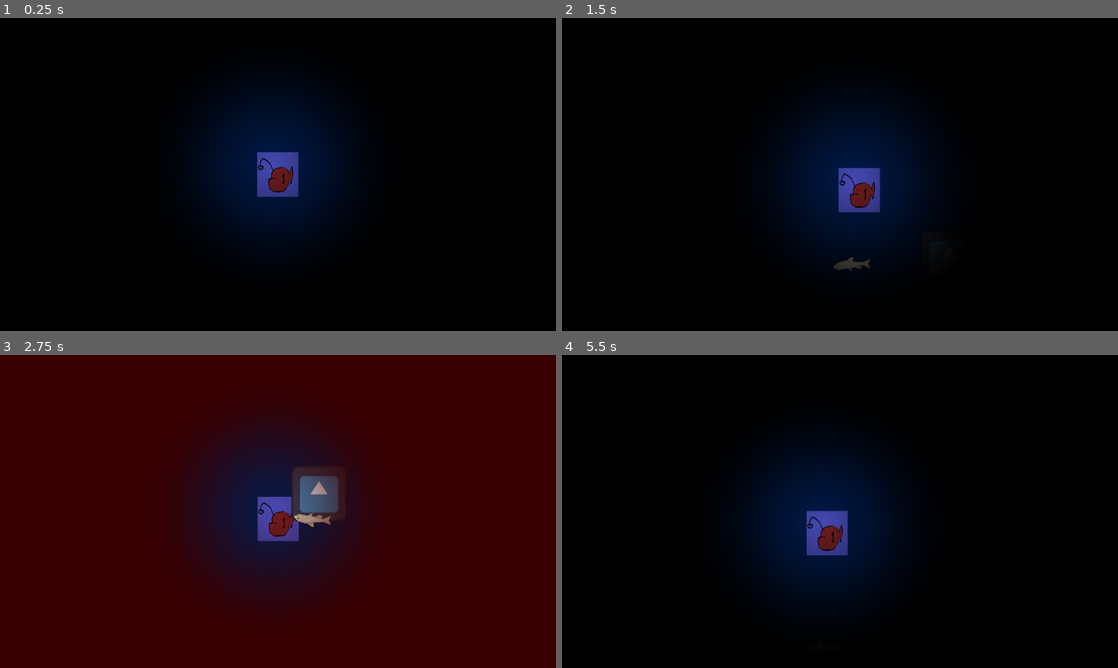
Above: before the commit, frames 1-4 (two rows, left to right).
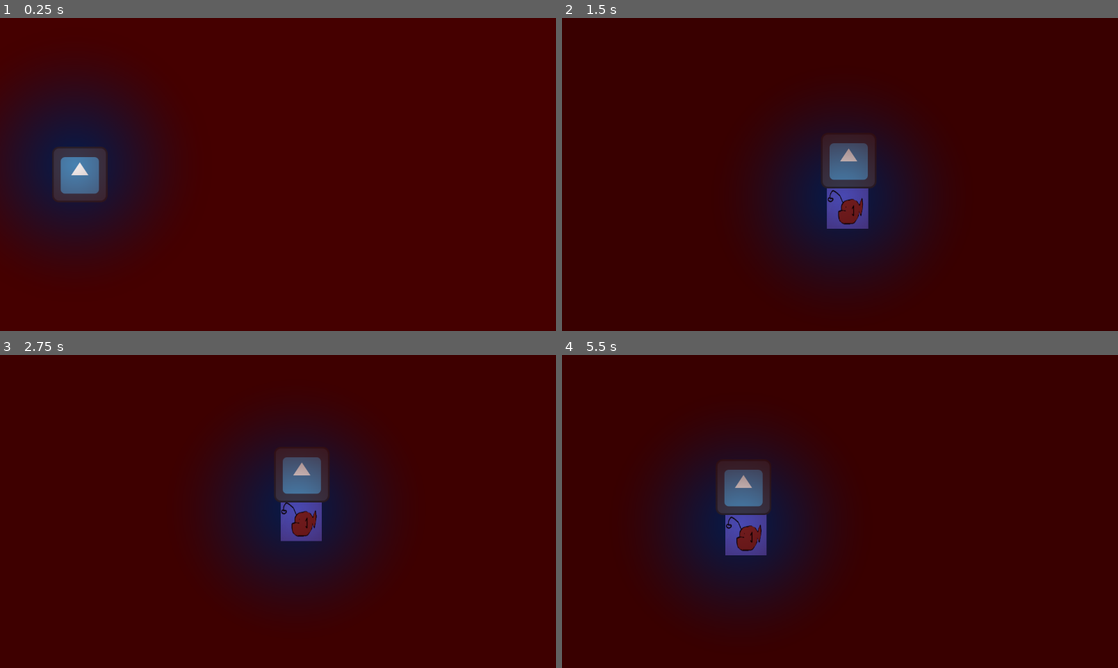
Above: after the commit, the same moments.

Repository: JeromeIsntDev/OceanX_HKthon_BioEvanescence
Game: Godot game, scene res://scenes/main.tscn
Same seed, same stepped clock (60 frames per second), same inputs: the game is played once before the commit and once after it. The engine's default icon, where the game draws it, is replaced by a stand-in: a white triangle on a blue panel in a dark square.
Inputs:
- Up to frame 1 (0.25 s): no input
- Up to frame 2 (1.5 s): hold D (ui_right) 0.53-1.28 s; hold S (ui_down) from 1.28 s (still down)
- Up to frame 3 (2.75 s): release S (ui_down) at 2.03 s; hold D (ui_right) from 2.03 s (still down)
- Up to frame 4 (5.5 s): release D (ui_right) at 2.78 s; hold W (ui_up) 2.78-3.53 s; hold A (ui_left) 3.53-5.03 s; hold S (ui_down) from 5.03 s (still down)

The runs differ from the first frame. In frame 1, 100% of the frame differs, in the area x 0-100%, y 0-100%; in frame 2, 98%; in frame 3, 3.2%; in frame 4, 99%.

Commit message:
no message

Diff:
--- a/scenes/main.tscn
+++ b/scenes/main.tscn
@@ -27,7 +27,6 @@
 [node name="AudioListener2D" type="AudioListener2D" parent="Player" unique_id=1911857677]
 
 [node name="Enemy" parent="." unique_id=789585528 node_paths=PackedStringArray("player") instance=ExtResource("2_0wfyh")]
-position = Vector2(477, 208)
 player = NodePath("../Player")
 
 [node name="AudioStreamPlayer2D" type="AudioStreamPlayer2D" parent="." unique_id=775250798]
@@ -37,5 +36,5 @@
 prey_scene = ExtResource("4_jyhfs")
 max_prey = 7
 respawn_delay = 4.0
-spawn_min_radius = 300.0
-spawn_max_radius = 600.0
+spawn_min_radius = 100.0
+spawn_max_radius = 250.0
--- a/scripts/PreyManager.gd
+++ b/scripts/PreyManager.gd
@@ -1,38 +1,82 @@
-extends Node2D
+extends CharacterBody2D
 
-@export var prey_scene : PackedScene
-@export var max_prey : int = 5
-@export var respawn_delay : float = 4.0
+@export var MAX_SPEED : float = 150.0
+@export var ACCELERATION : float = 100.0
+@export var FRICTION : float = 8.5
+@export var player : CharacterBody2D
 
-## How far from the player prey can spawn (min/max ring)
-@export var spawn_min_radius : float = 300.0
-@export var spawn_max_radius : float = 600.0
+## Radius of the anglerfish's light bubble — enemy chases only within this range.
+@export var LIGHT_RADIUS : float = 170.0
 
-var player : Node2D
+## Wander tuning
+@export var WANDER_SPEED : float = 100.0
+@export var IDLE_DURATION : float = 2.0
+@export var SWIM_DURATION : float = 1.0
+
+## How close to the player the enemy spawns
+@export var SPAWN_RADIUS : float = 200.0
+
+var maxRadius : float = 200
+var minRadius : float = 10
+
+enum State { IDLE, SWIM, CHASE }
+var state := State.IDLE
+var stateDuration : float = 0.0
+var swimDirection := Vector2.RIGHT
 
 func _ready() -> void:
 	player = get_tree().get_first_node_in_group("player")
-	for i in max_prey:
-		spawn_prey()
+	# Spawn at a random position close to the player
+	if player:
+		var angle := randf() * TAU
+		global_position = player.global_position + Vector2(cos(angle), sin(angle)) * SPAWN_RADIUS
 
-func spawn_prey() -> void:
-	if not prey_scene:
-		push_error("PreyManager: prey_scene is not set!")
-		return
+func _physics_process(delta: float) -> void:
+	stateDuration += delta
+	var distance : float = sqrt((position.x - player.position.x) * (position.x - player.position.x) + (position.y - player.position.y) * (position.y - player.position.y))
+	distance = clamp(maxRadius - distance, 0, maxRadius)
+	player.danger_level = distance / (maxRadius * 2)
 
-	var prey = prey_scene.instantiate()
+	var in_light := false
+	if player:
+		in_light = global_position.distance_to(player.global_position) <= LIGHT_RADIUS
 
-	# Spawn in a ring around the player so it's always nearby but off-screen
-	var angle := randf() * TAU
-	var dist  := randf_range(spawn_min_radius, spawn_max_radius)
-	var origin := player.global_position if player else Vector2.ZERO
-	prey.position = origin + Vector2(cos(angle), sin(angle)) * dist
+	# Switch into or out of CHASE
+	if in_light and state != State.CHASE:
+		change_state(State.CHASE)
+	elif not in_light and state == State.CHASE:
+		change_state(State.IDLE)
 
-	prey.eaten.connect(_on_prey_eaten)
-	add_child(prey)
+	match state:
+		State.IDLE:
+			var idle_input := Vector2(0.0, sin(stateDuration * 2.0) * 0.1)
+			movement(delta, idle_input)
 
-func _on_prey_eaten() -> void:
-	print("prey eaten, respawning in ", respawn_delay, "s")
-	await get_tree().create_timer(respawn_delay).timeout
-	spawn_prey()
-	print("prey respawned")
+			if stateDuration >= IDLE_DURATION:
+				swimDirection = Vector2(randf_range(-1.0, 1.0), randf_range(-1.0, 1.0)).normalized()
+				change_state(State.SWIM)
+
+		State.SWIM:
+			movement(delta, swimDirection)
+
+			if stateDuration >= SWIM_DURATION:
+				change_state(State.IDLE)
+
+		State.CHASE:
+			var direction := (player.global_position - global_position).normalized()
+			movement(delta, direction)
+
+	move_and_slide()
+
+func change_state(new_state: State) -> void:
+	state = new_state
+	stateDuration = 0.0
+
+func movement(delta: float, input: Vector2) -> void:
+	var target_speed := MAX_SPEED if state == State.CHASE else WANDER_SPEED
+
+	var velocity_weight_x := 1.0 - exp(-(ACCELERATION if input.x else FRICTION) * delta)
+	velocity.x = lerp(velocity.x, input.x * target_speed, velocity_weight_x)
+
+	var velocity_weight_y := 1.0 - exp(-(ACCELERATION if input.y else FRICTION) * delta)
+	velocity.y = lerp(velocity.y, input.y * target_speed, velocity_weight_y)
